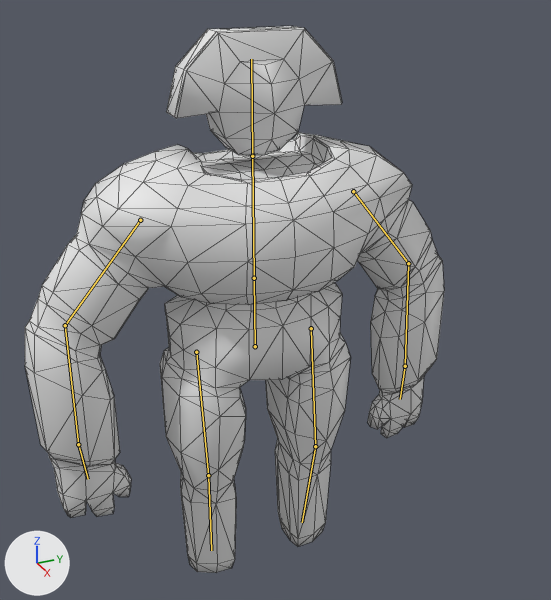
What one commit did to the Blender file Assets/LightInTheDepths/Models/Golem_02_Backup.blend.
Both versions are drawn from a 50 mm camera at (7.08, -2.93, 6.95) aimed at (0.73, -0.08, 3.77). Arrows for +X, +Y and +Z are at lower left; the lights stay in place. The bones that bend it are drawn over the model as lines. Mesh edges are drawn as thin lines.
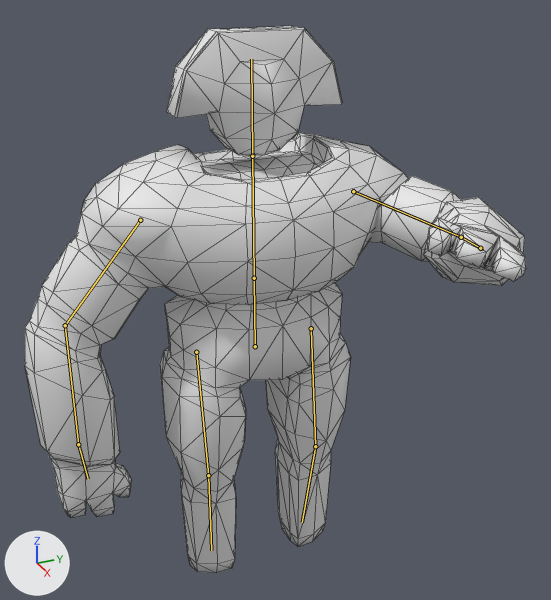
The newer file adds an action. The first version stands in its rest pose; the second is drawn at frame 7 of the action 'GolemAnim_Punch'.

Patch to the scene script:
```diff
--- a/Assets/LightInTheDepths/Models/Golem_02_Backup.blend.py
+++ b/Assets/LightInTheDepths/Models/Golem_02_Backup.blend.py
@@ bone_l_arm_elbow @@
 bone_l_arm_elbow = bpy.data.objects['Armature'].pose.bones['L_Arm_Elbow']
-bone_l_arm_elbow.location = (0.0, 0.0, 0.0)
+bone_l_arm_elbow.location = (-2.49, 1.3, 0.0)
@@ bone_l_arm_ik @@
 bone_l_arm_ik = bpy.data.objects['Armature'].pose.bones['L_Arm_IK']
-bone_l_arm_ik.location = (0.0, 0.0, 0.0)
+bone_l_arm_ik.location = (-0.93, -2.26, 2.52)
```

Pixel boxes (x1, y1, x2, y2) of what changed, in the pictures (551 x 600 px):
'Sphere', posed (20% wider): before (25, 26, 444, 573); after (25, 26, 526, 573)
